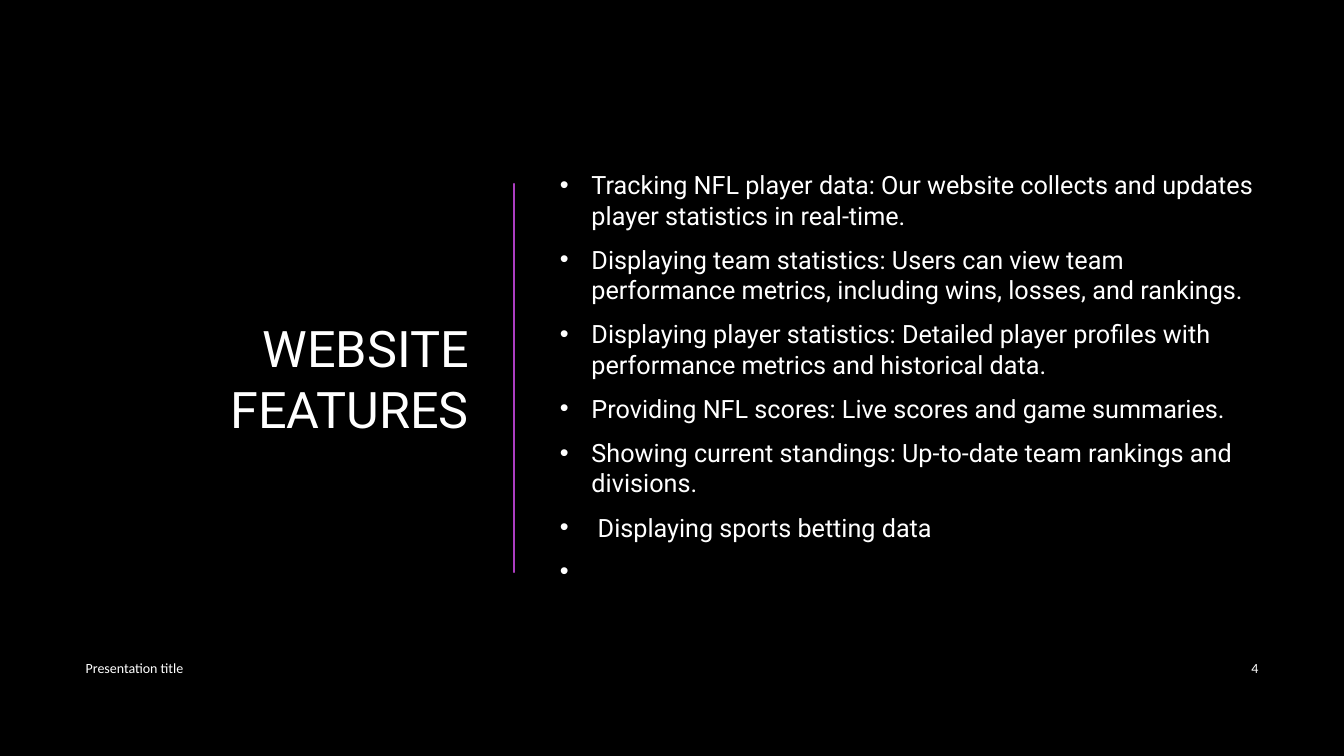
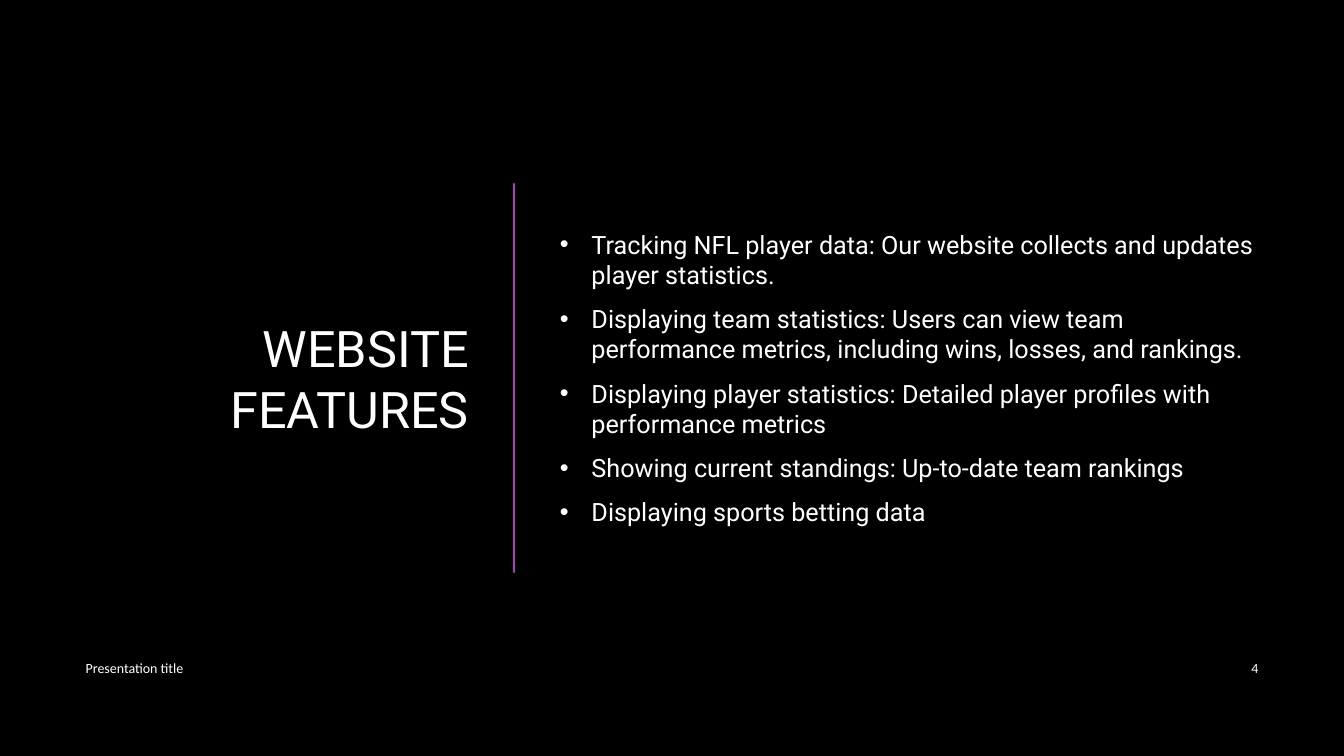
Before and after one commit to Fpolus/group-3-project, a slide deck: slide 4 of Project 3.pptx. Drawn at 1344x756 pixels with LibreOffice and Linux fonts; fonts in the diff are those of the drawing; background and template pictures are left out. Boxes give left, top, right and bottom in pixels: in the first picture for what was removed or moved away, otherwise in the second. Text is boxed around its words. In the diff, an @@ line names an element or a change of style, - is before the commit and + after.

```diff
--- a/Project 3.pptx
+++ b/Project 3.pptx
@@ text at [591, 235, 1252, 290]: text changed @@
-• Tracking NFL player data: Our website collects and updates player statistics in real-time.
+• Tracking NFL player data: Our website collects and updates player statistics.
@@ text at [591, 384, 1210, 483]: text changed @@
-• Displaying player statistics: Detailed player profiles with performance metrics and historical data.
-• Providing NFL scores: Live scores and game summaries.
-• Showing current standings: Up-to-date team rankings and divisions.
+• Displaying player statistics: Detailed player profiles with performance metrics
+• Showing current standings: Up-to-date team rankings
```
Also in this commit, not shown: 2 other slides changed, 1 other file.
